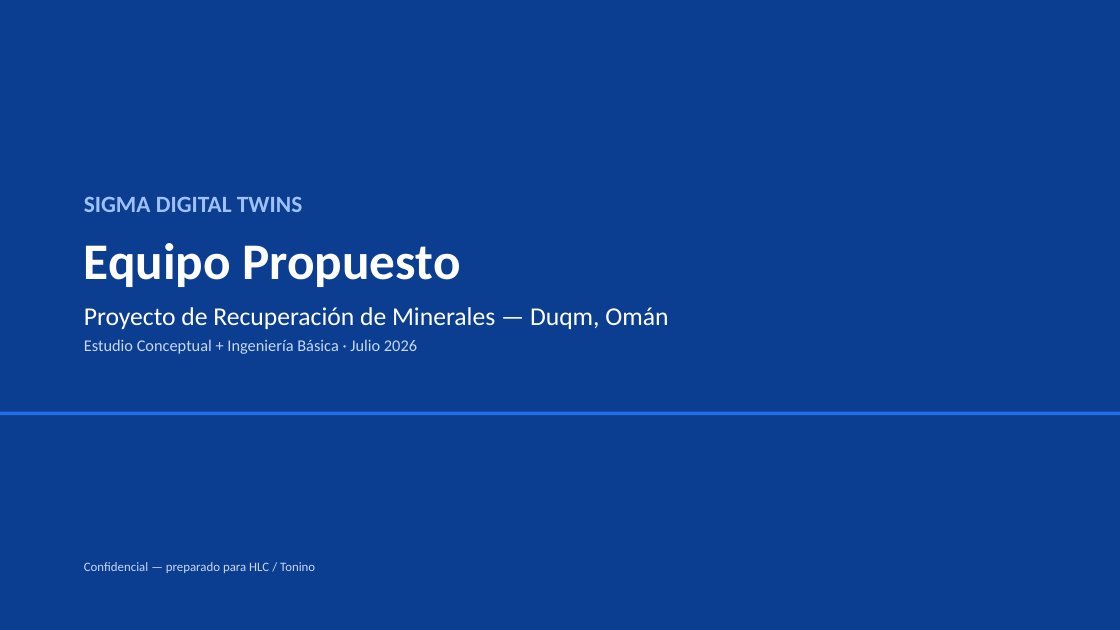
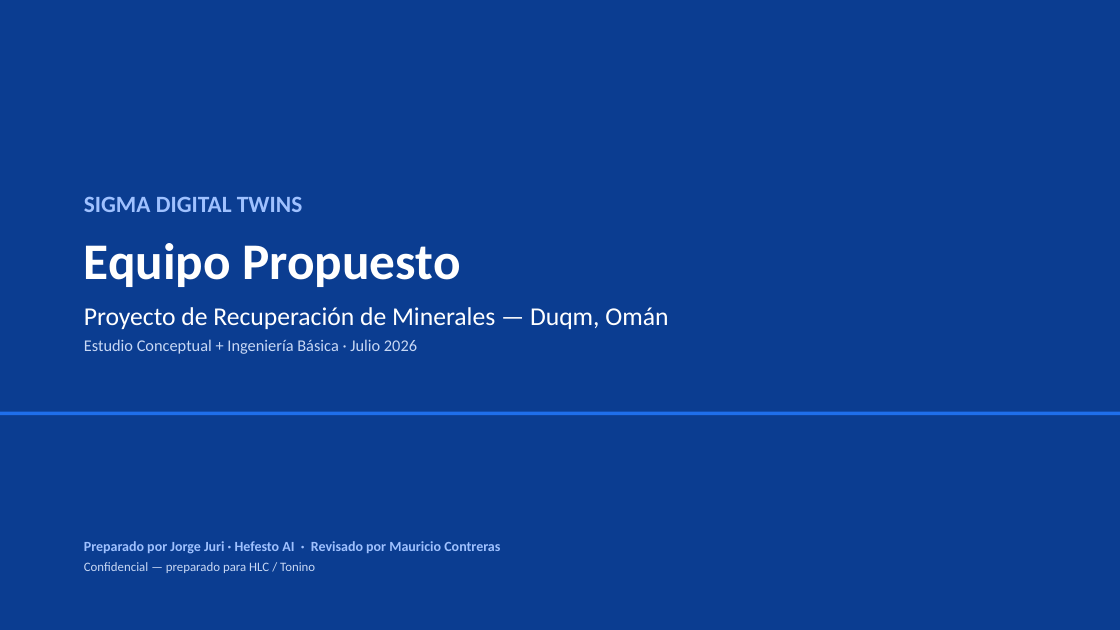
Before and after one commit to jjuri-socialmining/_DemoCustomerOps, a slide deck: slide 1 of web/og-b0d2f7a3-files/Sigma-Digital-Twins-Equipo-Duqm-ES.pptx. Drawn at 1120x630 pixels with LibreOffice and Linux fonts; fonts in the diff are those of the drawing. Boxes give left, top, right and bottom in pixels: in the first picture for what was removed or moved away, otherwise in the second. Text is boxed around its words. In the diff, an @@ line names an element or a change of style, - is before the commit and + after.

```diff
--- a/web/og-b0d2f7a3-files/Sigma-Digital-Twins-Equipo-Duqm-ES.pptx
+++ b/web/og-b0d2f7a3-files/Sigma-Digital-Twins-Equipo-Duqm-ES.pptx
@@ text "Preparado por Jorge Juri · ...": place and size @@
-text "Preparado por Jorge Juri · ..." at box(84, 562, 315, 573)
+text "Preparado por Jorge Juri · ..." at box(84, 541, 500, 573)
@@ text at box(84, 541, 500, 554): paragraph added @@
+Preparado por Jorge Juri · Hefesto AI · Revisado por Mauricio Contreras
```
Also in this commit, not shown: 8 other slides changed, 1 slide added, 2 other files.
